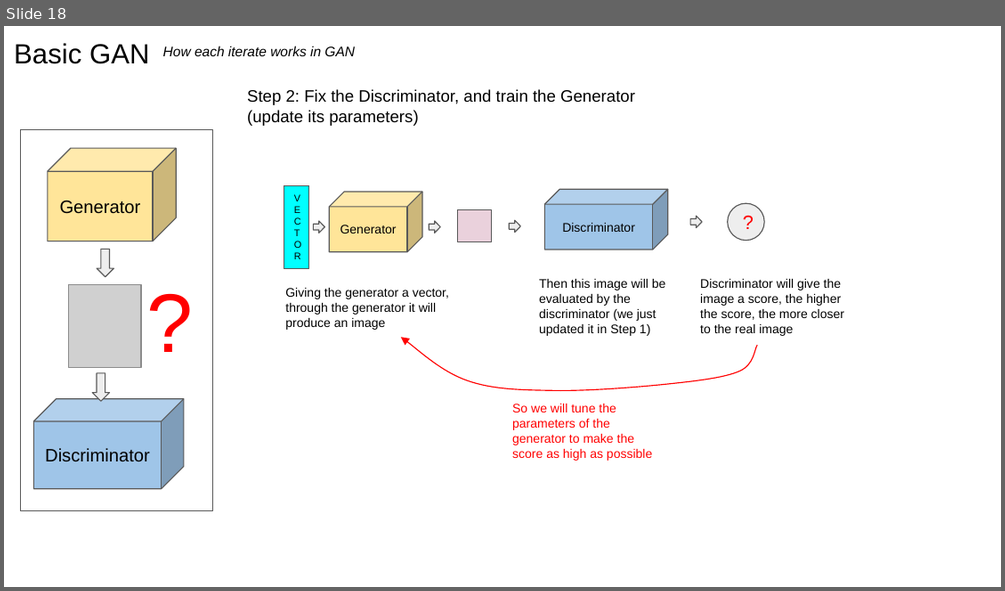
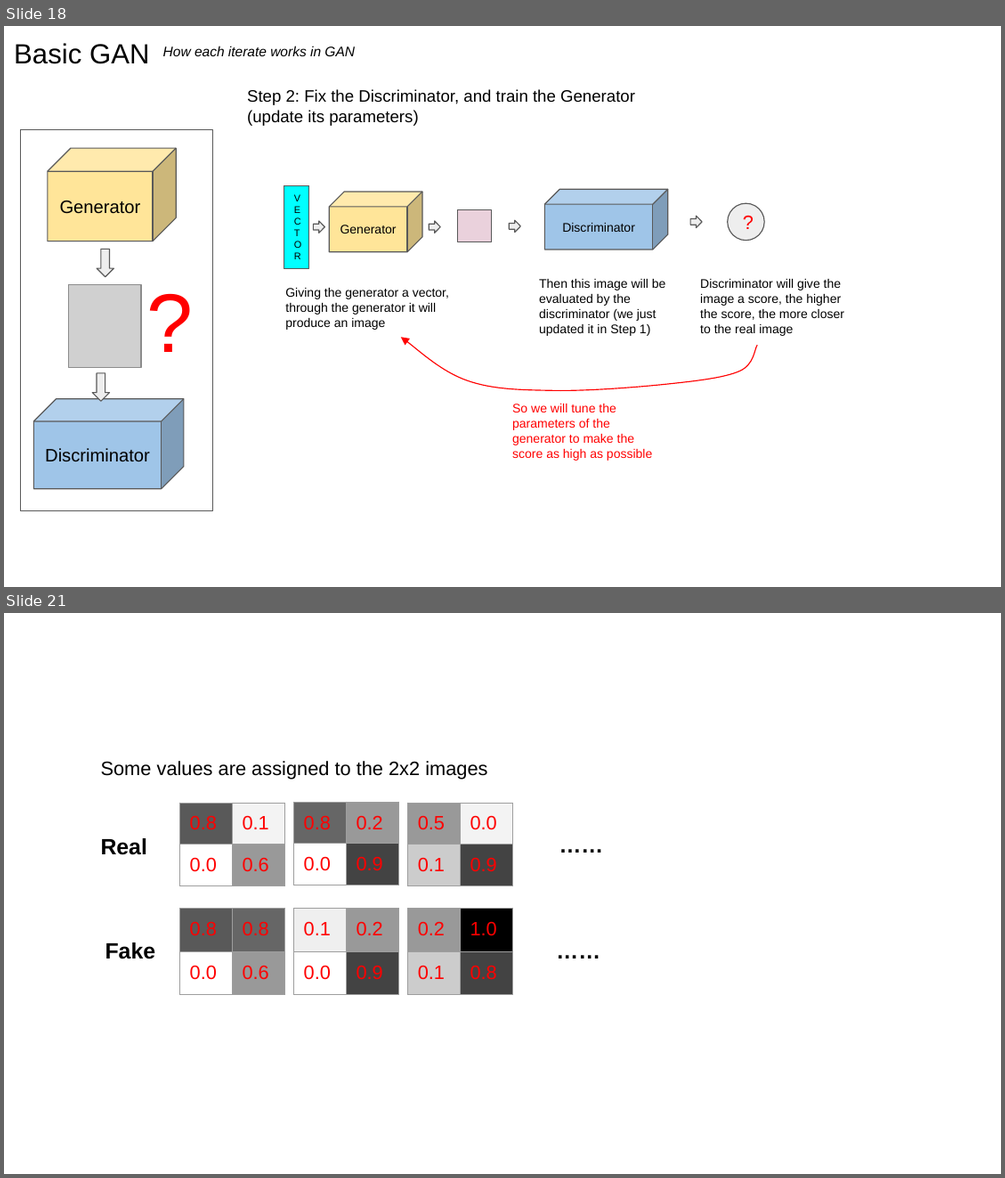
Before and after one commit to jzanetti/Sijin_ML, a slide deck: docs/source/deep_learning/slides/GAN.pptx. Shown one above the other, each under a label of ours: slide 18 before the commit, slides 18 and 21 after it; the slides between them are not shown. The pictures are 1005x591 and 1005x1178 pixels, drawn with LibreOffice and Linux fonts; fonts in the diff are those of the drawing; grey boxes stand for pictures. Boxes give left, top, right and bottom in pixels: in the first picture for what was removed or moved away, otherwise in the second. Text is boxed around its words. In the diff, an @@ line names an element or a change of style, - is before the commit and + after.

```diff
--- a/docs/source/deep_learning/slides/GAN.pptx
+++ b/docs/source/deep_learning/slides/GAN.pptx
@@ slide 21 added at [4, 613, 1001, 1174], background #FFFFFF @@
@@ text added at [101, 761, 487, 779], 14 pt, text #000000 @@
+Some values are assigned to the 2x2 images
@@ table added at [179, 803, 283, 1129], 2 rows, 2 columns @@
+0.8 | 0.1
+0.0 | 0.6
@@ table added at [294, 802, 397, 1128], 2 rows, 2 columns @@
+0.8 | 0.2
+0.0 | 0.9
@@ table added at [408, 803, 511, 1129], 2 rows, 2 columns @@
+0.5 | 0.0
+0.1 | 0.9
@@ text added at [550, 820, 621, 868], 16 pt, text #000000, bold @@
+……
@@ text added at [101, 838, 147, 855], 16 pt, text #000000, bold @@
+Real
@@ table added at [179, 908, 283, 1174], 2 rows, 2 columns @@
+0.8 | 0.8
+0.0 | 0.6
@@ table added at [294, 908, 397, 1174], 2 rows, 2 columns @@
+0.1 | 0.2
+0.0 | 0.9
@@ table added at [408, 908, 511, 1174], 2 rows, 2 columns @@
+0.2 | 1.0
+0.1 | 0.8
@@ text added at [546, 927, 618, 973], 16 pt, text #000000, bold @@
+……
@@ text added at [105, 942, 156, 959], 16 pt, text #000000, bold @@
+Fake
```
Also in this commit, not shown: 7 other slides added, 1 slide removed, 1 other file.
